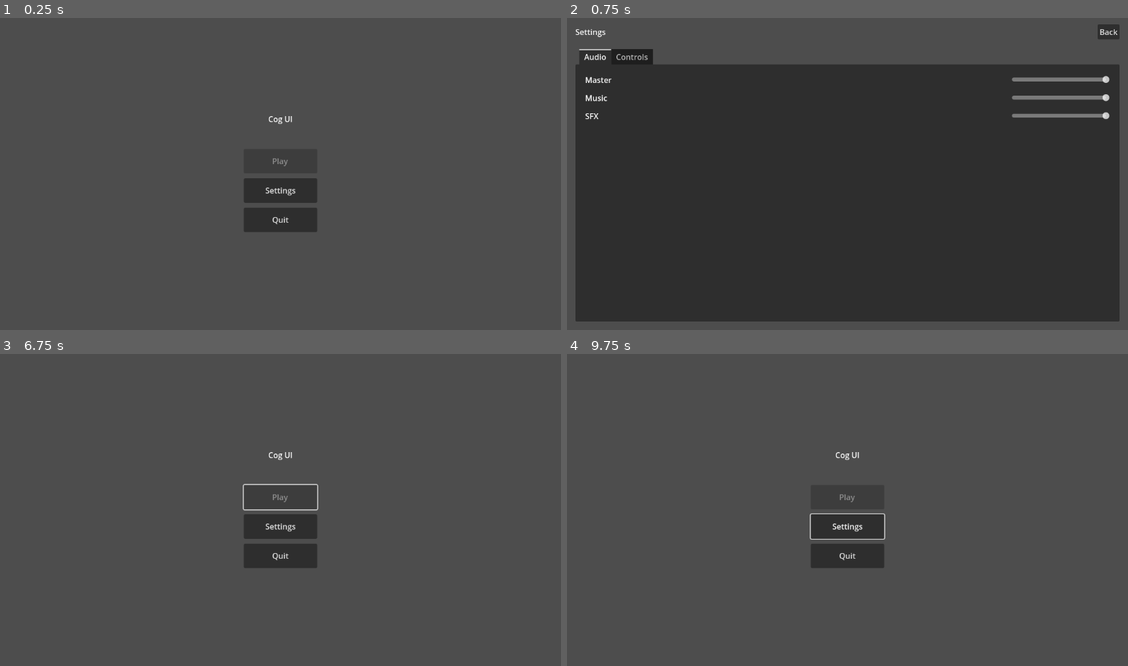
Above: before the commit, frames 1-4 (two rows, left to right).
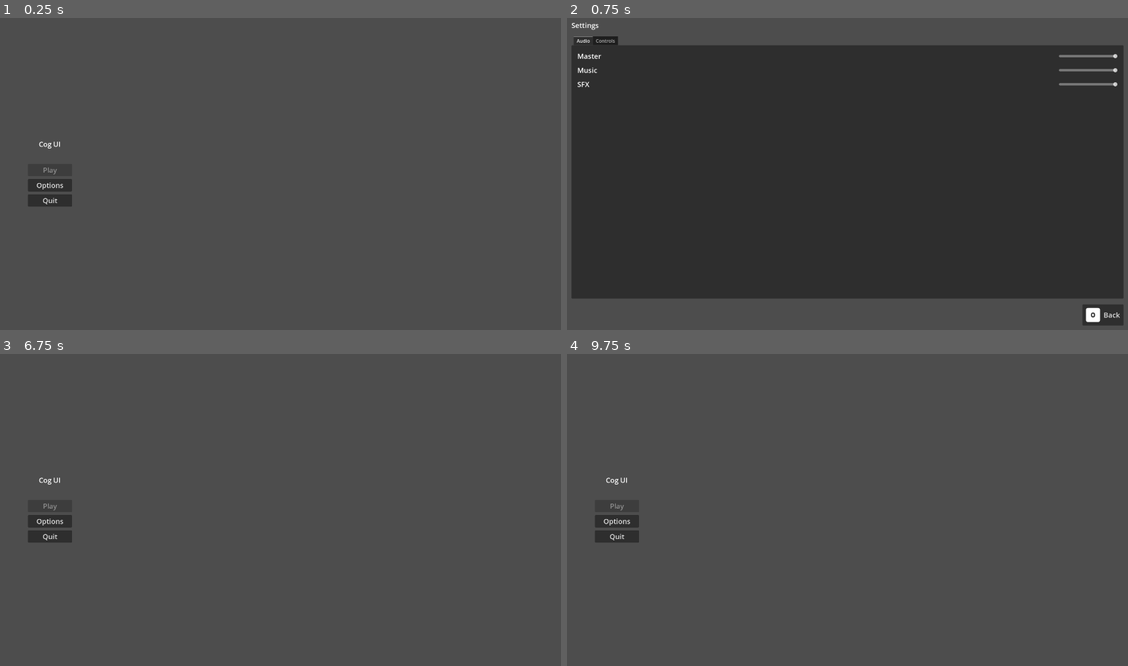
Above: after the commit, the same moments.

Repository: joshuajenner/Cog-UI
Game: Godot game, scene res://examples/main_menu/main_menu.tscn
Same seed, same stepped clock (60 frames per second), same inputs: the game is played once before the commit and once after it.
Inputs (mouse positions are in pixels of both pictures, inside the frame that each line leads up to):
- Up to frame 1 (0.25 s): no input
- Up to frame 2 (0.75 s): click "Settings" (after the commit: "Options") at 0.5 s
- Up to frame 3 (6.75 s): click "Back" at 1.25 s; tap Enter at 2, 3.5, 3.6, 5 s; move the mouse to (403, 494) at 2.02 s; hold Right 2.03-2.75 s; tap Tab at 2.1 s; click (403, 494) at 2.17 s; tap Space at 2.27, 2.75, 4.25, 5.27, 5.75 s; drag from (168, 525) to (252, 572) at 2.77 s; move the mouse to (336, 438) at 3.52 s; hold Right 3.53-4.25 s; drag from (252, 572) to (112, 460) at 4.27 s; move the mouse to (448, 556) at 5.02 s; hold Left 5.03-5.75 s; tap Delete at 5.1 s; drag from (112, 460) to (196, 428) at 5.77 s; move the mouse to (308, 510) at 6.52 s; hold Down from 6.53 s (still down); tap Ctrl at 6.6 s; click (308, 510) at 6.67 s
- Up to frame 4 (9.75 s): release Down at 7.25 s; drag from (763, 428) to (735, 525) at 7.27 s; move the mouse to (970, 494) at 8.02 s; hold Up 8.03-8.75 s; tap 0 at 8.1 s; tap Space at 8.27 s; drag from (735, 525) to (819, 572) at 8.77 s; move the mouse to (903, 438) at 9.52 s; hold Down from 9.53 s (still down); tap 2 at 9.6 s

The runs differ from the first frame. In frame 1, 2.7% of the frame differs, in the area x 5-57%, y 31-69%; in frame 2, 15%, in the area x 0-100%, y 1-99%; in frame 3, 2.9%; in frame 4, 2.8%.

Commit message:
Changing Preview

Diff:
--- a/examples/main_menu/main_menu.gd
+++ b/examples/main_menu/main_menu.gd
@@ -1,4 +1,4 @@
-extends Control
+extends MarginContainer
 
 
 func _on_settings_pressed():
--- a/examples/main_menu/main_menu.tscn
+++ b/examples/main_menu/main_menu.tscn
@@ -1,55 +1,54 @@
-[gd_scene load_steps=2 format=3 uid="uid://27xrgn5hue33"]
+[gd_scene load_steps=3 format=3 uid="uid://27xrgn5hue33"]
 
+[ext_resource type="Theme" uid="uid://1aq71l008ucc" path="res://examples/theme/default_theme.tres" id="1_cwsx0"]
 [ext_resource type="Script" path="res://examples/main_menu/main_menu.gd" id="1_mkr6a"]
 
-[node name="MainMenu" type="Control"]
-layout_mode = 3
+[node name="MainMenu" type="MarginContainer"]
 anchors_preset = 15
 anchor_right = 1.0
 anchor_bottom = 1.0
 grow_horizontal = 2
 grow_vertical = 2
+theme = ExtResource("1_cwsx0")
+theme_override_constants/margin_left = 100
+theme_override_constants/margin_top = 100
+theme_override_constants/margin_right = 100
+theme_override_constants/margin_bottom = 100
 script = ExtResource("1_mkr6a")
 
-[node name="CenterContainer" type="CenterContainer" parent="."]
-layout_mode = 1
-anchors_preset = 15
-anchor_right = 1.0
-anchor_bottom = 1.0
-grow_horizontal = 2
-grow_vertical = 2
-
-[node name="VBoxContainer2" type="VBoxContainer" parent="CenterContainer"]
+[node name="VBoxContainer2" type="VBoxContainer" parent="."]
 layout_mode = 2
+size_flags_horizontal = 0
+size_flags_vertical = 4
 theme_override_constants/separation = 50
 alignment = 1
 
-[node name="Label" type="Label" parent="CenterContainer/VBoxContainer2"]
+[node name="Label" type="Label" parent="VBoxContainer2"]
 layout_mode = 2
 text = "Cog UI"
 horizontal_alignment = 1
 vertical_alignment = 1
 
-[node name="VBoxContainer" type="VBoxContainer" parent="CenterContainer/VBoxContainer2"]
+[node name="VBoxContainer" type="VBoxContainer" parent="VBoxContainer2"]
 layout_mode = 2
 theme_override_constants/separation = 10
 alignment = 1
 
-[node name="Play" type="Button" parent="CenterContainer/VBoxContainer2/VBoxContainer"]
-custom_minimum_size = Vector2(150, 50)
+[node name="Play" type="Button" parent="VBoxContainer2/VBoxContainer"]
+custom_minimum_size = Vector2(150, 40)
 layout_mode = 2
 disabled = true
 text = "Play"
 
-[node name="Settings" type="Button" parent="CenterContainer/VBoxContainer2/VBoxContainer"]
-custom_minimum_size = Vector2(150, 50)
+[node name="Settings" type="Button" parent="VBoxContainer2/VBoxContainer"]
+custom_minimum_size = Vector2(150, 40)
 layout_mode = 2
-text = "Settings"
+text = "Options"
 
-[node name="Quit" type="Button" parent="CenterContainer/VBoxContainer2/VBoxContainer"]
-custom_minimum_size = Vector2(150, 50)
+[node name="Quit" type="Button" parent="VBoxContainer2/VBoxContainer"]
+custom_minimum_size = Vector2(150, 40)
 layout_mode = 2
 text = "Quit"
 
-[connection signal="pressed" from="CenterContainer/VBoxContainer2/VBoxContainer/Settings" to="." method="_on_settings_pressed"]
-[connection signal="pressed" from="CenterContainer/VBoxContainer2/VBoxContainer/Quit" to="." method="_on_quit_pressed"]
+[connection signal="pressed" from="VBoxContainer2/VBoxContainer/Settings" to="." method="_on_settings_pressed"]
+[connection signal="pressed" from="VBoxContainer2/VBoxContainer/Quit" to="." method="_on_quit_pressed"]
--- a/examples/settings/settings.tscn
+++ b/examples/settings/settings.tscn
@@ -1,56 +1,57 @@
-[gd_scene load_steps=4 format=3 uid="uid://cb1ywn5rm4e50"]
+[gd_scene load_steps=6 format=3 uid="uid://cb1ywn5rm4e50"]
 
 [ext_resource type="Script" path="res://examples/settings/settings.gd" id="1_0gxhq"]
 [ext_resource type="PackedScene" uid="uid://bfwmirr5h7atu" path="res://examples/volume_settings/volume_settings.tscn" id="1_347j2"]
+[ext_resource type="Theme" uid="uid://1aq71l008ucc" path="res://examples/theme/default_theme.tres" id="1_pkai2"]
 [ext_resource type="PackedScene" uid="uid://cih110b4ptxyg" path="res://examples/input_settings/input_settings.tscn" id="2_ylp7y"]
+[ext_resource type="Texture2D" uid="uid://dicm4n2p7chyw" path="res://examples/assets/textures/kbm/keyboard_0.png" id="4_1ftbk"]
 
-[node name="Settings" type="Control"]
-layout_mode = 3
+[node name="Settings" type="MarginContainer"]
 anchors_preset = 15
 anchor_right = 1.0
 anchor_bottom = 1.0
 grow_horizontal = 2
 grow_vertical = 2
-script = ExtResource("1_0gxhq")
-
-[node name="Margin" type="MarginContainer" parent="."]
-layout_mode = 1
-anchors_preset = 15
-anchor_right = 1.0
-anchor_bottom = 1.0
-grow_horizontal = 2
-grow_vertical = 2
+theme = ExtResource("1_pkai2")
 theme_override_constants/margin_left = 20
 theme_override_constants/margin_top = 20
 theme_override_constants/margin_right = 20
 theme_override_constants/margin_bottom = 20
+script = ExtResource("1_0gxhq")
 
-[node name="VBox" type="VBoxContainer" parent="Margin"]
+[node name="VBox" type="VBoxContainer" parent="."]
 layout_mode = 2
 theme_override_constants/separation = 20
 
-[node name="TopBar" type="HBoxContainer" parent="Margin/VBox"]
+[node name="TopBar" type="HBoxContainer" parent="VBox"]
 layout_mode = 2
 alignment = 2
 
-[node name="Label" type="Label" parent="Margin/VBox/TopBar"]
+[node name="Label" type="Label" parent="VBox/TopBar"]
 layout_mode = 2
 size_flags_horizontal = 3
 text = "Settings"
 
-[node name="Back" type="Button" parent="Margin/VBox/TopBar"]
-layout_mode = 2
-text = "Back"
-
-[node name="Main" type="TabContainer" parent="Margin/VBox"]
+[node name="Main" type="TabContainer" parent="VBox"]
 layout_mode = 2
 size_flags_vertical = 3
 
-[node name="Audio" parent="Margin/VBox/Main" instance=ExtResource("1_347j2")]
+[node name="Audio" parent="VBox/Main" instance=ExtResource("1_347j2")]
 layout_mode = 2
 
-[node name="Controls" parent="Margin/VBox/Main" instance=ExtResource("2_ylp7y")]
+[node name="Controls" parent="VBox/Main" instance=ExtResource("2_ylp7y")]
 visible = false
 layout_mode = 2
 
-[connection signal="pressed" from="Margin/VBox/TopBar/Back" to="." method="_on_back_pressed"]
+[node name="HBoxContainer" type="HBoxContainer" parent="VBox"]
+layout_mode = 2
+alignment = 2
+
+[node name="Button" type="Button" parent="VBox/HBoxContainer"]
+custom_minimum_size = Vector2(140, 0)
+layout_mode = 2
+text = "Back"
+icon = ExtResource("4_1ftbk")
+alignment = 0
+
+[connection signal="pressed" from="VBox/HBoxContainer/Button" to="." method="_on_back_pressed"]
--- /dev/null
+++ b/examples/theme/default_theme.tres
@@ -0,0 +1,5 @@
+[gd_resource type="Theme" format=3 uid="uid://1aq71l008ucc"]
+
+[resource]
+Button/font_sizes/font_size = 24
+Label/font_sizes/font_size = 24
--- a/project.godot
+++ b/project.godot
@@ -20,6 +20,11 @@
 AudioBusManager="*res://addons/cog_ui/autoloads/cog_audio.gd"
 InputMapManager="*res://addons/cog_ui/autoloads/cog_controls.tscn"
 Cog="*res://addons/cog_ui/autoloads/cog.tscn"
+
+[display]
+
+window/size/viewport_width=1920
+window/size/viewport_height=1080
 
 [editor_plugins]
 
Binary file added: examples/assets/textures/kbm/keyboard_0.png
Not shown, added: examples/assets/textures/kbm/keyboard_0.png.import
